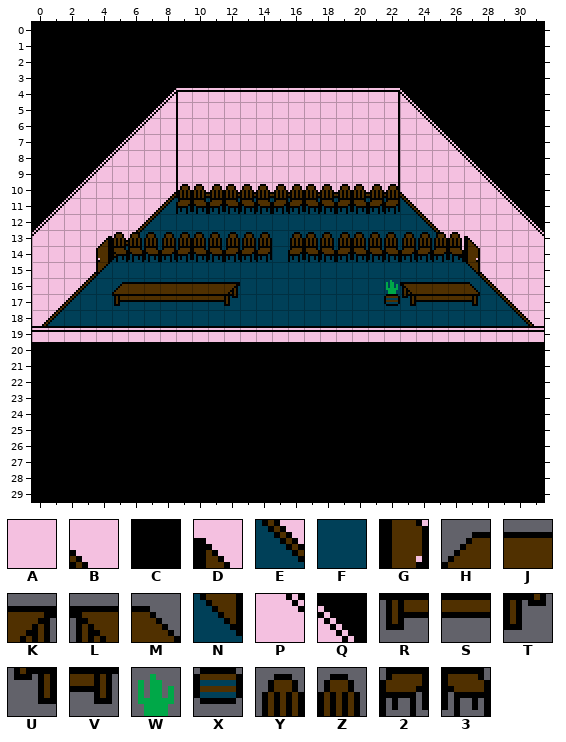
Two states of a Tiled map, src/assets/maps/coworkeroffice09.tmx. Above: the version before the commit.
Cells are 8x8 px. Shown: x 0..31, y 0..29.
Key: from "tileset": A 1, B 6, C 7, D 9, E 38, F 39, G 41, H 64, J 65, K 66, L 67, M 68, N 73, P 76, Q 77, R 96, S 97, T 98, U 99, V 100, W 132, X 164, Y 291, Z 292, 2 323, 3 324.
_ is an empty cell.
Layer "Tile Layer 1" before, first column x 23:
11 EBAAAAPQC
12 FEBAAAAPQ
13 FFEBDAAAP
14 FFFEGAAAA
15 FFFFNBAAA
16 FFFFFEBAA
17 FFFFFFEBA
18 FFFFFFFEB
Layer "Tile Layer 2" before, first column x 0:
 8 ________________________________
 9 ________________________________
10 _________YZYZZZYYZZYZYY_________
11 _________23233322332322_________
12 ________________________________
13 _____ZZZYYZZYYY_YZZYZZZYYYZ_____
14 _____3332233222_23323332223_____
15 ________________________________
16 _____HJJJJJJK_________WLJJJM____
17 _____RSSSSSST_________XUSSSV____
18 ________________________________
19 ________________________________
20 ________________________________
21 ________________________________
The same view after the edit:
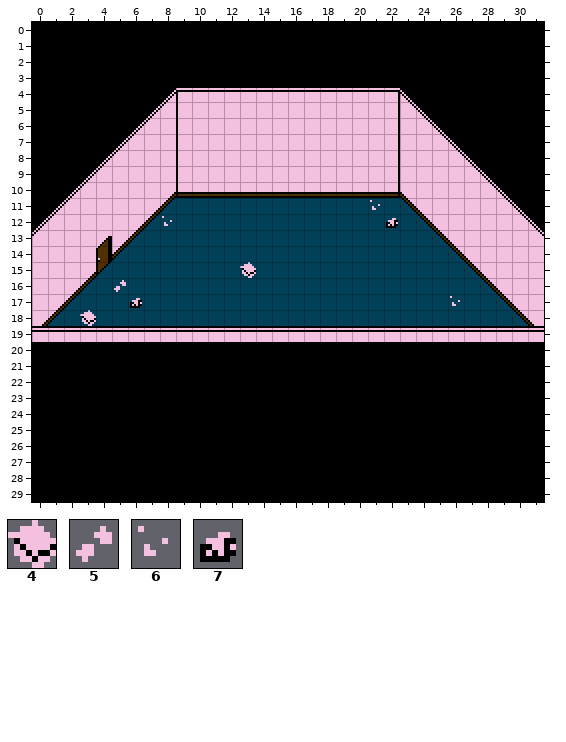
Further tiles: from "tileset": 4 13, 5 45, 6 169, 7 196.
The edit:
{"where": "layer \"Tile Layer 1\""}
{"y":13,"x":27,"old":"D","new":"A"}
{"y":14,"x":27,"old":"G","new":"B"}
{"y":15,"x":27,"old":"N","new":"E"}
{"where": "layer \"Tile Layer 2\""}
{"y":10,"x":9,"old":"YZYZZZYYZZYZYY","new":"______________"}
{"y":11,"x":9,"old":"23233322332322","new":"____________6_"}
{"y":12,"x":8,"old":"_","new":"6"}
{"y":12,"x":22,"old":"_","new":"7"}
{"y":13,"x":5,"old":"ZZZYYZZYYY","new":"__________"}
{"y":13,"x":16,"old":"YZZYZZZYYYZ","new":"___________"}
{"y":14,"x":5,"old":"3332233222","new":"__________"}
{"y":14,"x":16,"old":"23323332223","new":"___________"}
{"y":15,"x":13,"old":"_","new":"4"}
{"y":16,"x":5,"old":"HJJJJJJK","new":"5_______"}
{"y":16,"x":22,"old":"WLJJJM","new":"______"}
{"y":17,"x":5,"old":"RSSSSSST","new":"_7______"}
{"y":17,"x":22,"old":"XUSSSV","new":"____6_"}
{"y":18,"x":3,"old":"_","new":"4"}
